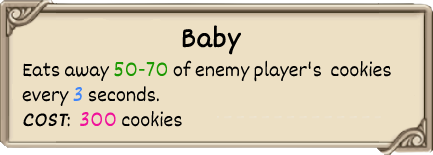
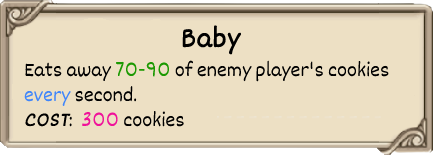
Revision of a layered (433, 155) image; what changed, layer by layer:
renamed "Eats away 50-70 of enemy player'" to "Eats away 70-90 of enemy player'", painted on it over [22, 60, 391, 127]
